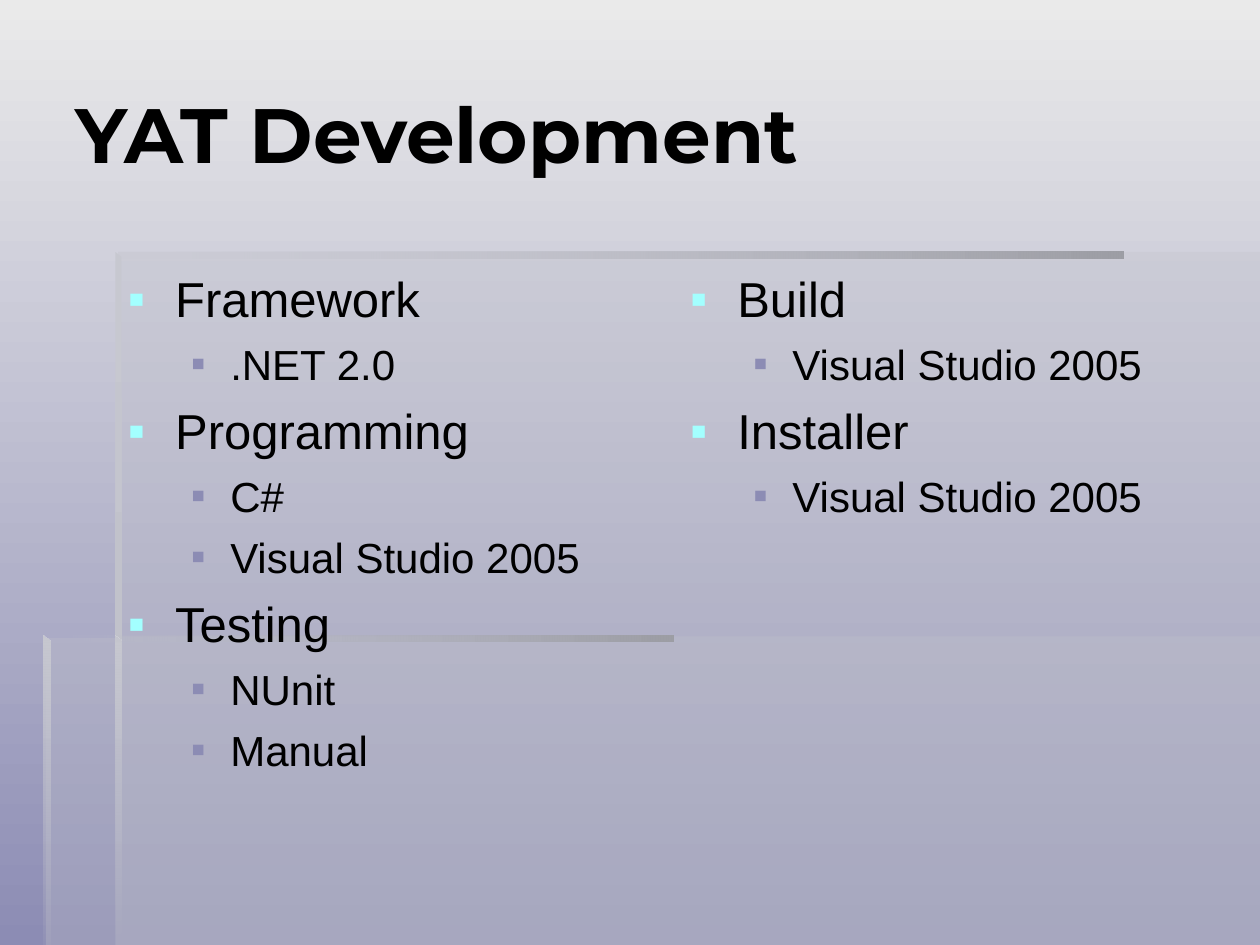
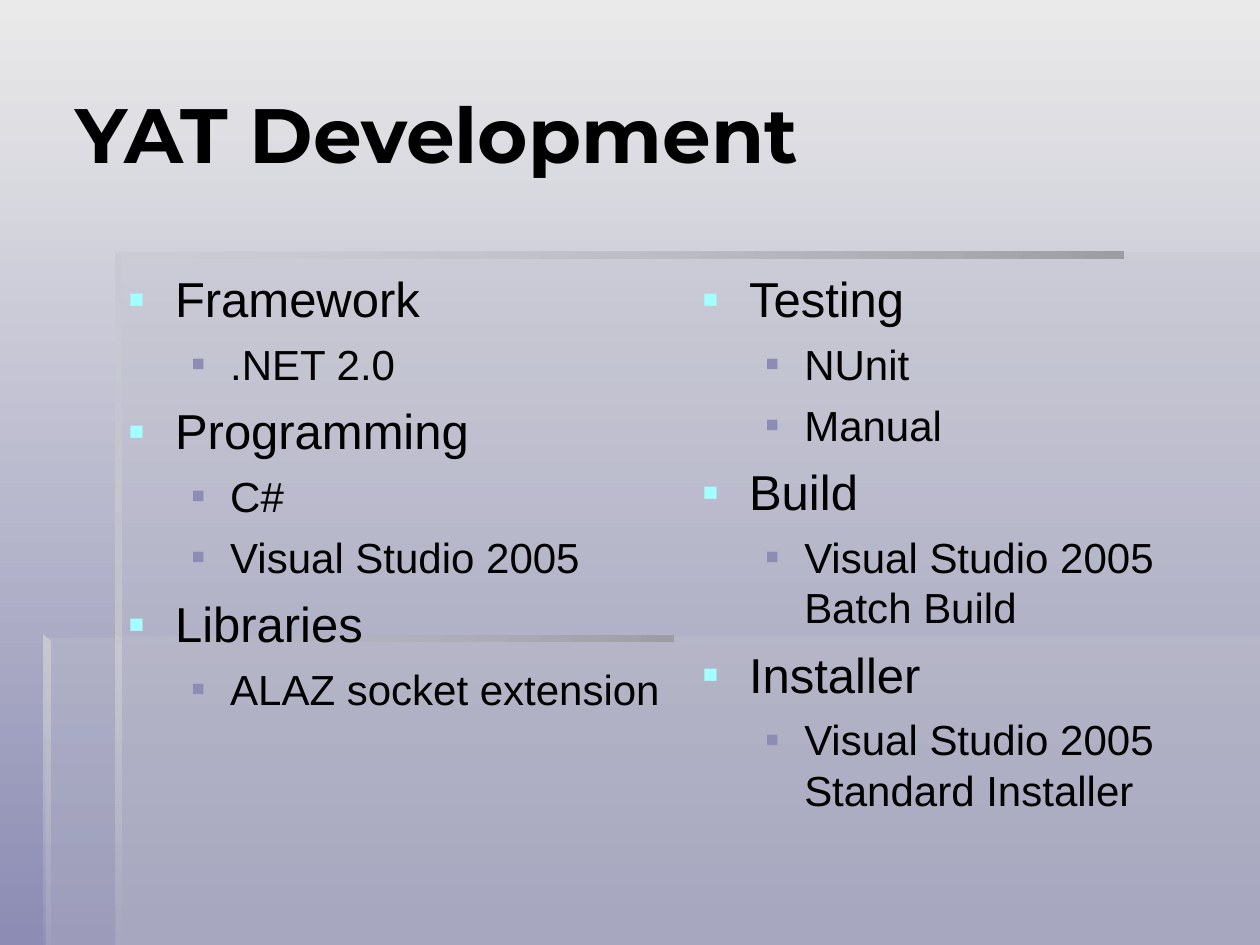
Before and after one commit to icis4/yat, a slide deck: slide 10 of _Doc.User/YAT Presentation/YAT.ppt. Drawn at 1260x945 pixels with LibreOffice and Linux fonts; fonts in the diff are those of the drawing. Boxes give left, top, right and bottom in pixels: in the first picture for what was removed or moved away, otherwise in the second. Text is boxed around its words. In the diff, an @@ line names an element or a change of style, - is before the commit and + after.

```diff
--- a/_Doc.User/YAT Presentation/YAT.ppt
+++ b/_Doc.User/YAT Presentation/YAT.ppt
@@ text "Testing": place and size @@
-text "Testing" at bbox=[737, 281, 1141, 513]
+text "Testing" at bbox=[749, 281, 1153, 807]
@@ text at bbox=[749, 281, 942, 442]: paragraphs added @@
+▪ Testing
+  ▪ NUnit
+  ▪ Manual
@@ text at bbox=[804, 542, 1153, 624]: text changed @@
-  ▪ Visual Studio 2005
+  ▪ Visual Studio 2005
+    Batch Build
@@ text at bbox=[175, 606, 660, 706]: text changed @@
-▪ Testing
-  ▪ NUnit
-  ▪ Manual
+▪ Libraries
+  ▪ ALAZ socket extension
@@ text at bbox=[804, 724, 1153, 807]: text changed @@
-  ▪ Visual Studio 2005
+  ▪ Visual Studio 2005
+    Standard Installer
```
Also in this commit, not shown: 4 other slides changed, 58 other files.
